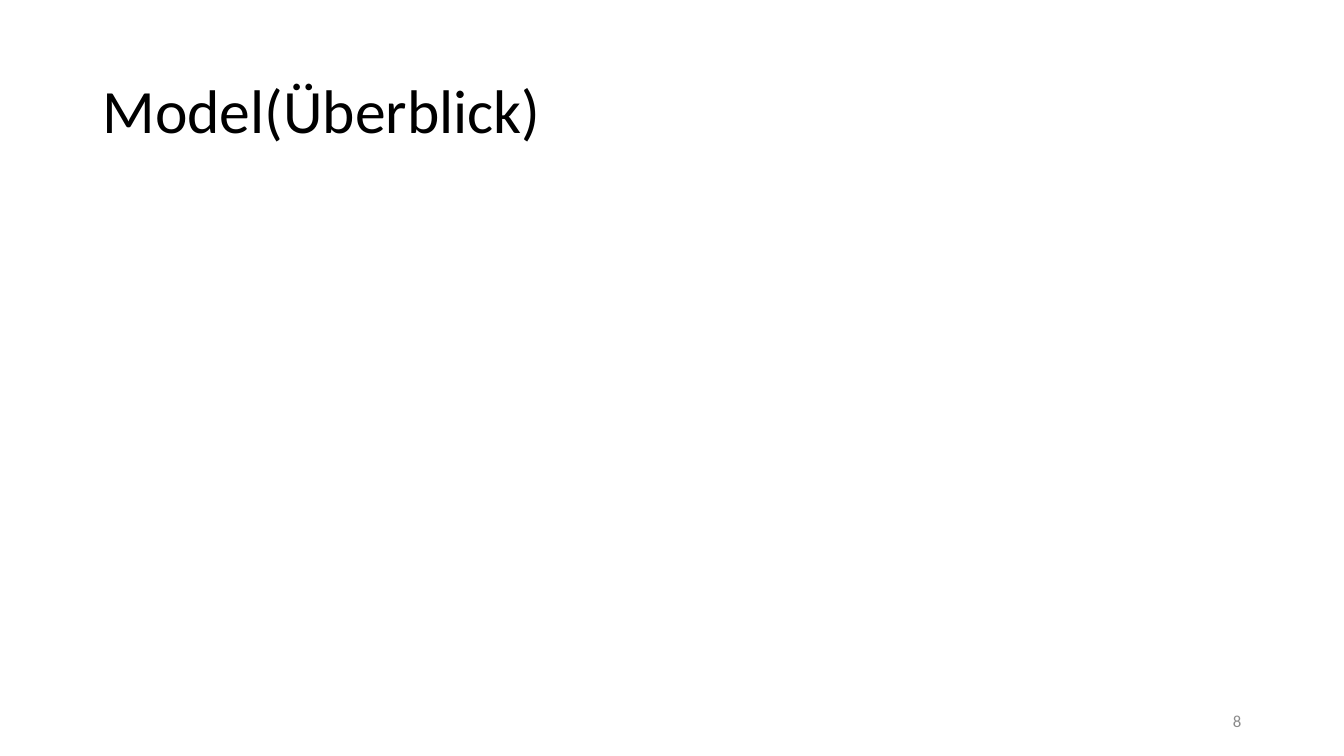
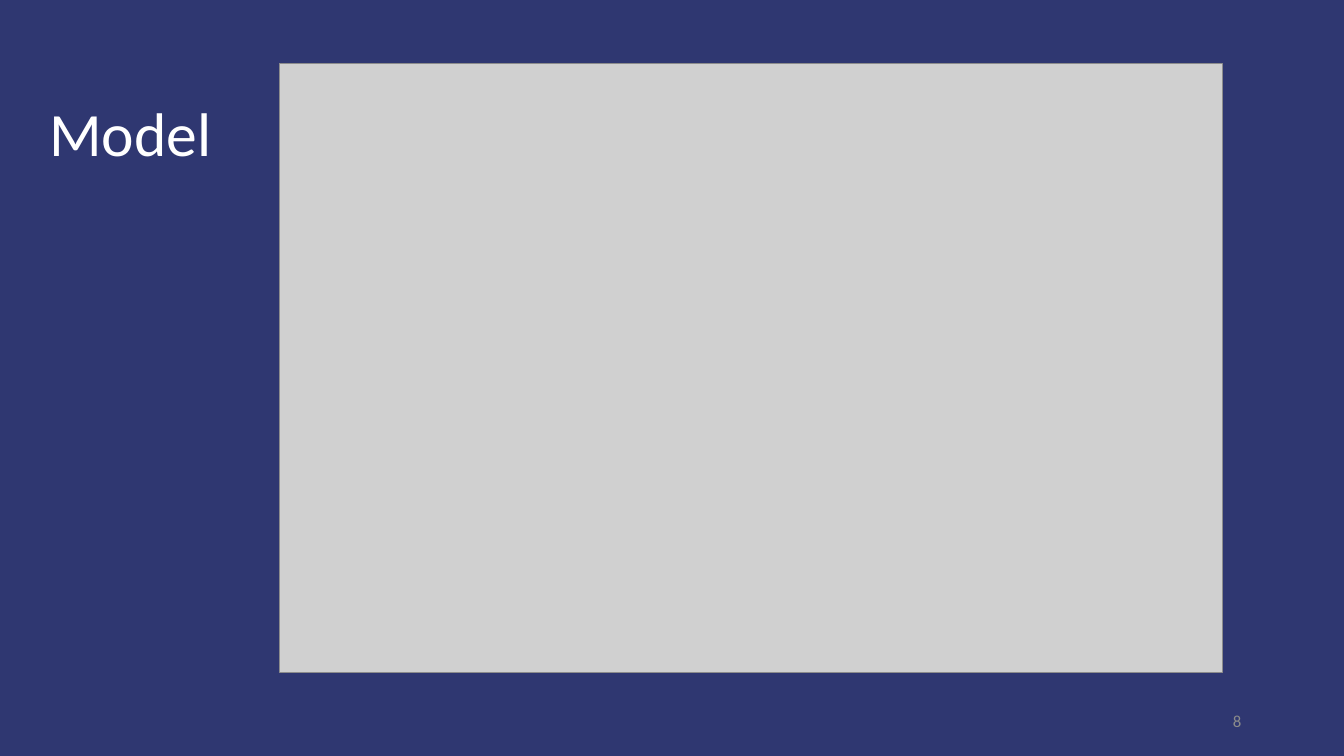
Before and after one commit to brodermar/wwm, a slide deck: slide 8 of documentation/wwmp.pptx. Drawn at 1344x756 pixels with LibreOffice and Linux fonts; fonts in the diff are those of the drawing; grey boxes stand for pictures. Boxes give left, top, right and bottom in pixels: in the first picture for what was removed or moved away, otherwise in the second. Text is boxed around its words. In the diff, an @@ line names an element or a change of style, - is before the commit and + after.

```diff
--- a/documentation/wwmp.pptx
+++ b/documentation/wwmp.pptx
@@ background #FFFFFF to #2F3771 @@
@@ picture added at box(280, 64, 1223, 673) @@
@@ title at box(49, 113, 211, 157): text changed; text colour #000000 to #FFFFFF @@
-Model(Überblick)
+Model
```
Also in this commit, not shown: 12 other slides changed, 2 other files.
